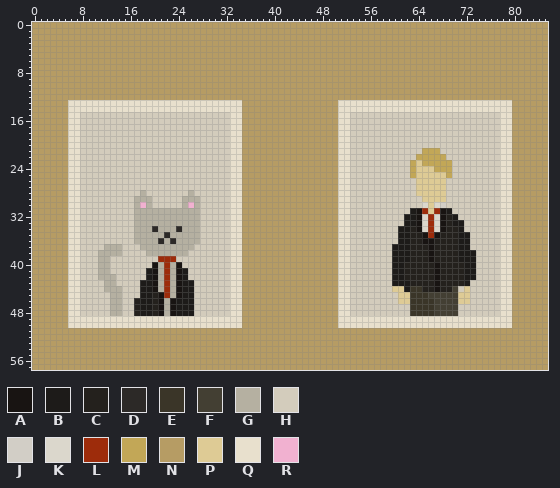
Sprite sheet, stored at GlobalGamejam-Project/Assets/Resources/Sprites/Diapositivas/38 AÑOS/EleccionAbogadoSlide.png. The picture above was drawn from the file before the commit.
The file is 86x58 pixels. Colours within 5 levels of each other are drawn and written as one.
Palette (. is transparent): A #181412  B #1d1b19  C #24211d  D #2c2927  E #3a3528  F #433f33  G #b5b0a1  H #d3ccbc  J #d2cec6  K #dbd7cc  L #9d2c0b  M #c2a757  N #b69c64  P #decb95  Q #e8e0cd  R #f1b1d0
After:
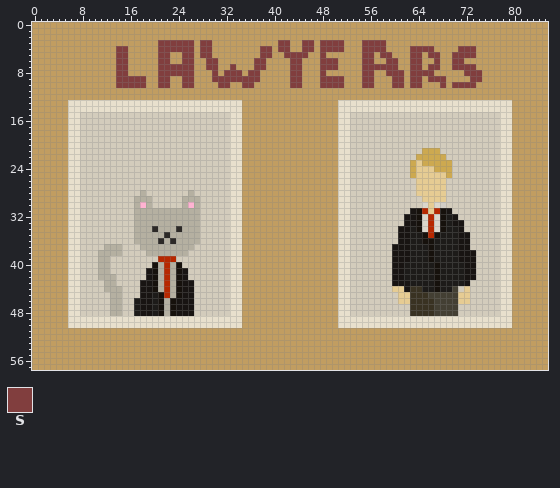
Colours new in this view: S #813e3e
Edits made:
colour A: #181412 -> #16110c
colour B: #1d1b19 -> #181412
colour C: #24211d -> #1d1b19
colour E: #3a3528 -> #393222
colour L: #9d2c0b -> #b72800
colour M: #c2a757 -> #cda950
colour N: #b69c64 -> #c19d61
colour P: #decb95 -> #e6cc93
colour R: #f1b1d0 -> #ffb3d2
y 3: x 21..26 NNNNNN -> SSSSSS; x 28..29 NN -> SS; x 41..42 NN -> SS; x 45..46 NN -> SS; x 48..51 NNNN -> SSSS; x 55..58 NNNN -> SSSS
y 4: x 14..15 NN -> SS; x 21..26 NNNNNN -> SSSSSS; x 28..29 NN -> SS; x 38..39 NN -> SS; x 41..42 NN -> SS; x 45..46 NN -> SS; x 48..51 NNNN -> SSSS; x 55..58 NNNN -> SSSS; x 63..66 NNNN -> SSSS; x 71..73 NNN -> SSS
y 5: x 14..15 NN -> SS; x 21..22 NN -> SS; x 25..26 NN -> SS; x 28..29 NN -> SS; x 38..39 NN -> SS; x 42..45 NNNN -> SSSS; x 48 N -> S; x 55..56 NN -> SS; x 58..59 NN -> SS; x 63..64 NN -> SS; x 66..67 NN -> SS; x 70..73 NNNN -> SSSS
y 6: x 14..15 NN -> SS; x 21..22 NN -> SS; x 25..26 NN -> SS; x 29..30 NN -> SS; x 37..38 NN -> SS; x 43..44 NN -> SS; x 48..50 NNN -> SSS; x 55..56 NN -> SS; x 59..60 NN -> SS; x 63..64 NN -> SS; x 67 N -> S; x 70..71 NN -> SS
y 7: x 14..15 NN -> SS; x 21..26 NNNNNN -> SSSSSS; x 29..30 NN -> SS; x 33 N -> S; x 37..38 NN -> SS; x 43..44 NN -> SS; x 48..50 NNN -> SSS; x 55..60 NNNNNN -> SSSSSS; x 63..64 NN -> SS; x 66..67 NN -> SS; x 70..73 NNNN -> SSSS
y 8: x 14..15 NN -> SS; x 21..26 NNNNNN -> SSSSSS; x 30 N -> S; x 32..34 NNN -> SSS; x 36..37 NN -> SS; x 43..44 NN -> SS; x 48 N -> S; x 55..56 NN -> SS; x 59..61 NNN -> SSS; x 63..66 NNNN -> SSSS; x 72..74 NNN -> SSS
y 9: x 14..18 NNNNN -> SSSSS; x 21..22 NN -> SS; x 25..26 NN -> SS; x 30..37 NNNNNNNN -> SSSSSSSS; x 43..44 NN -> SS; x 48..51 NNNN -> SSSS; x 55..56 NN -> SS; x 60..61 NN -> SS; x 63..64 NN -> SS; x 66..68 NNN -> SSS; x 73..74 NN -> SS
y 10: x 14..18 NNNNN -> SSSSS; x 21..22 NN -> SS; x 25..26 NN -> SS; x 31..32 NN -> SS; x 35..36 NN -> SS; x 43..44 NN -> SS; x 48..51 NNNN -> SSSS; x 55..56 NN -> SS; x 60..61 NN -> SS; x 63..64 NN -> SS; x 68 N -> S; x 70..73 NNNN -> SSSS
